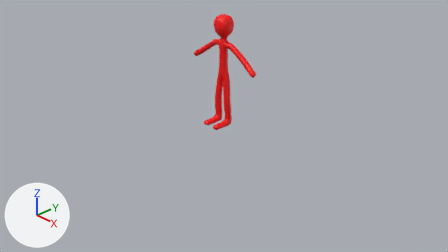
A saved change to the Blender file art/blender/stickman.blend.
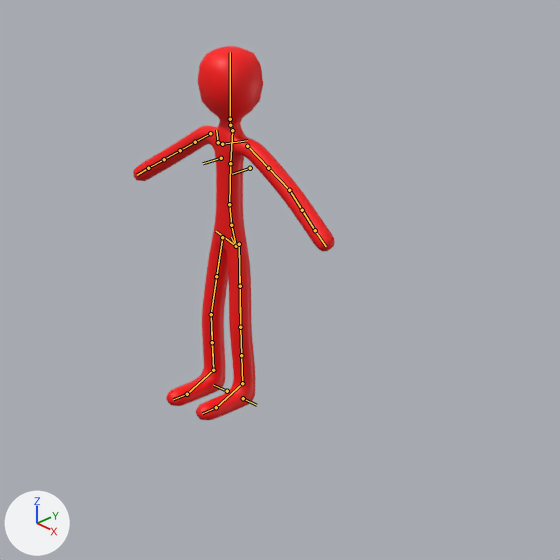
Old and new are each drawn from the file's camera 'Camera' and again close up on the part from 34% to 73% of the width and 0% to 69% of the height. Lighting does not change. The marker at lower left points along +X, +Y and +Z. The bones that bend it are drawn over the model as lines in the close-ups.

Names of what the first close-up shows: 'Skin'.
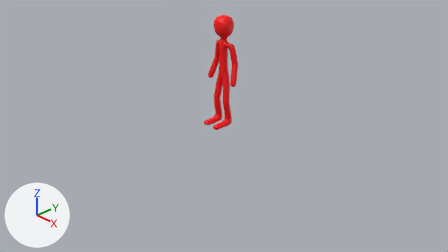
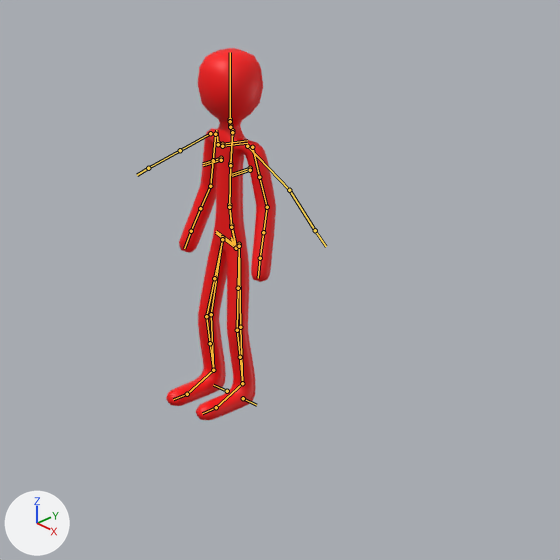
The newer file adds an action. The first version stands in its rest pose; the second is drawn at frame 17 of the action 'Idle'.

What the commit changed:
Bone 'torso' (bone_torso) moves from (0.0, 0.0, 0.0) to (0.0, 0.0, -0.012).
Bone 'thigh_ik.L' (bone_thigh_ik_l) turns from (0, 0, 0) to (0, 16, 0) degrees about its own x, y and z.
Bone 'thigh_ik.R' (bone_thigh_ik_r) turns from (0, 0, 0) to (0, -16, 0) degrees about its own x, y and z.
Bone 'upper_arm_fk.L' (bone_upper_arm_fk_l) moves from (0.0, 0.0, 0.0) to (0.005, 0.003, -0.034).
Bone 'upper_arm_fk.L' (bone_upper_arm_fk_l) turns from (0, 0, 0) to (4, 7, -44) degrees about its own x, y and z.
Bone 'forearm_fk.L' (bone_forearm_fk_l) turns from (0, 0, 0) to (13, -3, 2) degrees about its own x, y and z.
Bone 'upper_arm_fk.R' (bone_upper_arm_fk_r) moves from (0.0, 0.0, 0.0) to (-0.005, 0.003, -0.034).
Bone 'upper_arm_fk.R' (bone_upper_arm_fk_r) turns from (0, 0, 0) to (4, -7, 44) degrees about its own x, y and z.
Bone 'forearm_fk.R' (bone_forearm_fk_r) turns from (0, 0, 0) to (13, 3, -2) degrees about its own x, y and z.

Changed parts and their boxes (x1, y1, x2, y2) in the close-ups (560 x 560 px):
'Skin', posed (45% narrower): before (133, 46, 335, 420); after (166, 48, 276, 420)
